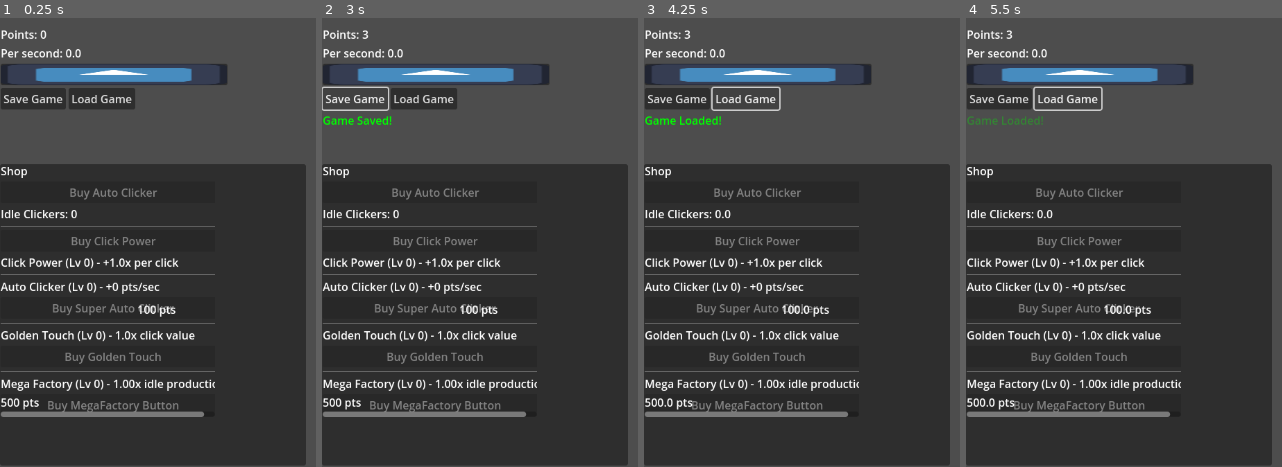
Above: before the commit, frames 1-4 (left to right).
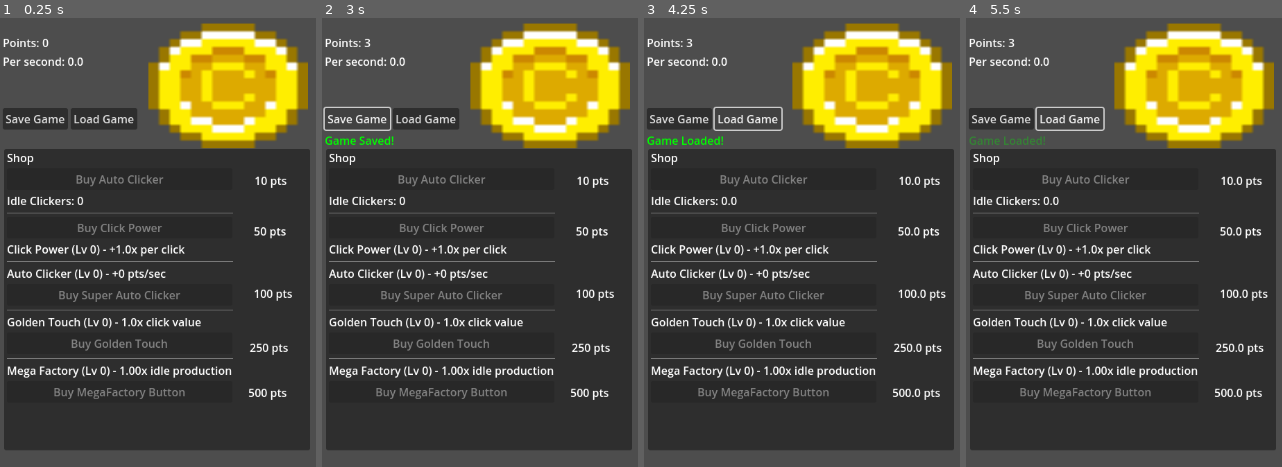
Above: after the commit, the same moments.

Repository: SamuelMTack/Push-Out-Games
Game: Godot game, scene res://node_2d.tscn
Same seed, same stepped clock (60 frames per second), same inputs: the game is played once before the commit and once after it. The engine's default icon, where the game draws it, is replaced by a stand-in: a white triangle on a blue panel in a dark square.
Inputs (mouse positions are in pixels of both pictures, inside the frame that each line leads up to; where the layout moved, square brackets give the same spot in the first picture):
- Up to frame 1 (0.25 s): no input
- Up to frame 2 (3 s): click (549, 85) [435, 76] at 0.5 s; click (549, 85) [435, 76] at 1.25 s; click (549, 85) [435, 76] at 2 s; click "Save Game" at 2.75 s
- Up to frame 3 (4.25 s): click "Load Game" at 3.5 s
- Up to frame 4 (5.5 s): no input

The runs differ from the first frame. In frame 1, 35% of the frame differs, in the area x 0-99%, y 1-100%; in frame 2, 34%; in frame 3, 35%; in frame 4, 34%.

Commit message:
Added Visuals and Sound

Diff:
--- a/claude-clicker-game/node_2d.gd
+++ b/claude-clicker-game/node_2d.gd
@@ -1,4 +1,4 @@
-extends Control
+extends Node2D
 
 # Game variables
 var points = 0
@@ -31,6 +31,7 @@
 const SAVE_PATH = "user://clicker_save.json"
 
 # UI References
+@onready var button_click_sfx_coin_button: AudioStreamPlayer2D = $VBoxContainer/ClickButton/ButtonClickSFXCoinButton
 @onready var points_label = $VBoxContainer/PointsLabel
 @onready var click_button = $VBoxContainer/ClickButton
 @onready var shop_panel = $ShopPanel
@@ -68,6 +69,7 @@
 func _on_click_button_pressed():
 	var click_value = points_per_click * click_multiplier_bonus * golden_touch_bonus
 	points += click_value
+	button_click_sfx_coin_button.play()
 	update_ui()
 
 	# Add animation effect
--- a/claude-clicker-game/node_2d.tscn
+++ b/claude-clicker-game/node_2d.tscn
@@ -1,46 +1,63 @@
-[gd_scene load_steps=3 format=3 uid="uid://boycwgpu048yy"]
+[gd_scene load_steps=5 format=3 uid="uid://boycwgpu048yy"]
 
 [ext_resource type="Script" uid="uid://q7ri5gs0vl3l" path="res://node_2d.gd" id="1_wtcfe"]
-[ext_resource type="Texture2D" uid="uid://bqfwdwhkhne8x" path="res://icon.svg" id="2_0e48y"]
-
-[node name="Node2D" type="Control"]
+[ext_resource type="Texture2D" uid="uid://5wyxn05cdg7p" path="res://Sprites/coin_01.png" id="2_ir8iy"]
+[ext_resource type="AudioStream" uid="uid://c32f2ctcqoyid" path="res://FX/coin1.wav" id="3_0hol4"]
+[ext_resource type="AudioStream" uid="uid://cq1jp1xi0i1dc" path="res://Music/jacksontorreal_-_rest_(for_a_bit).mp3" id="10_k73cj"]
+
+[node name="Node2D" type="Node2D"]
+position = Vector2(82, -1)
+script = ExtResource("1_wtcfe")
+
+[node name="VBoxContainer" type="Control" parent="."]
 layout_mode = 3
-anchor_top = 0.015000001
-anchor_right = 1.0
-anchor_bottom = 1.0
-offset_left = 81.0
-offset_top = 11.28
-offset_right = -1071.0
-offset_bottom = -627.0
-size_flags_horizontal = 3
-size_flags_vertical = 3
-script = ExtResource("1_wtcfe")
-
-[node name="VBoxContainer" type="VBoxContainer" parent="."]
-layout_mode = 0
-offset_left = -80.0
-offset_top = -9.0
-offset_right = 247.0
-offset_bottom = 172.0
+anchors_preset = 0
+offset_left = -78.20662
+offset_top = 25.0
+offset_right = 115.79338
+offset_bottom = 189.0
 
 [node name="PointsLabel" type="Label" parent="VBoxContainer"]
-layout_mode = 2
+layout_mode = 1
+anchors_preset = -1
+anchor_right = 1.0
+anchor_bottom = 0.14
+offset_bottom = 0.03999901
 
 [node name="PointsPerSecLabel" type="Label" parent="VBoxContainer"]
-layout_mode = 2
-
-[node name="ClickButton" type="Button" parent="VBoxContainer"]
-layout_mode = 2
-text = "Click Me for Points
-"
-
-[node name="Button Sprite" type="Sprite2D" parent="VBoxContainer/ClickButton"]
-position = Vector2(163, 15.5)
-scale = Vector2(2.546875, 0.24218751)
-texture = ExtResource("2_0e48y")
+layout_mode = 1
+anchors_preset = -1
+anchor_top = 0.165
+anchor_right = 1.0
+anchor_bottom = 0.305
+offset_top = -0.060001373
+offset_bottom = -0.020000458
+
+[node name="ClickButton" type="TextureButton" parent="VBoxContainer"]
+layout_mode = 1
+anchors_preset = -1
+anchor_top = -0.098000005
+anchor_right = 2.269
+anchor_bottom = 1.0
+offset_left = 210.20662
+offset_top = 0.0720005
+offset_right = 0.020599365
+texture_normal = ExtResource("2_ir8iy")
+stretch_mode = 0
+
+[node name="ButtonClickSFXCoinButton" type="AudioStreamPlayer2D" parent="VBoxContainer/ClickButton"]
+stream = ExtResource("3_0hol4")
 
 [node name="SaveLoadButtons" type="HBoxContainer" parent="VBoxContainer"]
-layout_mode = 2
+layout_mode = 1
+anchors_preset = -1
+anchor_top = 0.646
+anchor_right = 1.0
+anchor_bottom = 1.0
+offset_top = 0.055992126
+offset_bottom = -27.0
+grow_horizontal = 2
+grow_vertical = 2
 
 [node name="SaveButton" type="Button" parent="VBoxContainer/SaveLoadButtons"]
 layout_mode = 2
@@ -52,24 +69,30 @@
 "
 
 [node name="SaveStatusLabel" type="Label" parent="VBoxContainer"]
-layout_mode = 2
+layout_mode = 1
+anchors_preset = -1
+anchor_top = 0.64900005
+anchor_right = 1.0
+anchor_bottom = 1.0
+offset_top = 34.563995
+grow_horizontal = 2
+grow_vertical = 2
 
 [node name="ShopPanel" type="Panel" parent="."]
-layout_mode = 0
-offset_left = -81.0
-offset_top = 190.1626
-offset_right = 360.0
-offset_bottom = 625.0
+offset_left = -76.0
+offset_top = 190.0
+offset_right = 365.0
+offset_bottom = 624.8374
 
 [node name="ShopScroll" type="ScrollContainer" parent="ShopPanel"]
 layout_mode = 1
 anchors_preset = -1
-anchor_right = 0.004
-anchor_bottom = 0.08800001
-offset_left = 1.1540871
-offset_top = -2.1625977
-offset_right = 307.91345
-offset_bottom = 326.9877
+anchor_right = 1.0070001
+anchor_bottom = 1.0
+offset_left = 4.0
+offset_top = 1.0
+offset_right = -12.087036
+offset_bottom = 0.16259766
 
 [node name="ShopItems" type="VBoxContainer" parent="ShopPanel/ShopScroll"]
 layout_mode = 2
@@ -90,8 +113,8 @@
 anchor_bottom = 2.059
 offset_left = -11.090012
 offset_top = 6.0
-offset_right = -142.36209
-offset_bottom = -31.829002
+offset_right = -70.042114
+offset_bottom = -15.829002
 
 [node name="ClickersOwnedLabel" type="Label" parent="ShopPanel/ShopScroll/ShopItems"]
 layout_mode = 2
@@ -110,10 +133,10 @@
 anchor_left = 1.1340001
 anchor_right = 2.512
 anchor_bottom = 2.059
-offset_left = -15.810089
-offset_top = 1.0
-offset_right = -139.36209
-offset_bottom = -36.829002
+offset_left = -12.666016
+offset_top = 9.0
+offset_right = -62.89804
+offset_bottom = -18.829002
 
 [node name="ClickMultiplierLevel" type="Label" parent="ShopPanel/ShopScroll/ShopItems"]
 layout_mode = 2
@@ -131,11 +154,15 @@
 text = "Buy Super Auto Clicker"
 
 [node name="PriceLabel" type="Label" parent="ShopPanel/ShopScroll/ShopItems/BuyAutoClickerButton"]
-layout_mode = 0
-offset_left = 196.84592
-offset_top = 6.0
-offset_right = 321.84592
-offset_bottom = 29.0
+layout_mode = 1
+anchors_preset = -1
+anchor_top = -6.1670003
+anchor_right = 2.1890001
+anchor_bottom = 7.767
+offset_left = 356.0
+offset_top = 193.177
+offset_right = 142.38898
+offset_bottom = -202.77701
 
 [node name="HSeparator3" type="HSeparator" parent="ShopPanel/ShopScroll/ShopItems"]
 layout_mode = 2
@@ -151,13 +178,12 @@
 [node name="PriceLabel" type="Label" parent="ShopPanel/ShopScroll/ShopItems/BuyGoldenTouchButton"]
 layout_mode = 1
 anchors_preset = -1
-anchor_left = 1.0
-anchor_right = 1.7390001
-anchor_bottom = 0.74200004
-offset_left = 4.8459167
-offset_top = 2.0
-offset_right = -1.1300964
-offset_bottom = 3.9979992
+anchor_right = 2.1100001
+anchor_bottom = 1.0
+offset_left = 350.0
+offset_top = 10.0
+offset_right = 134.10999
+offset_bottom = 4.0
 
 [node name="HSeparator4" type="HSeparator" parent="ShopPanel/ShopScroll/ShopItems"]
 layout_mode = 2
@@ -171,6 +197,18 @@
 text = "Buy MegaFactory Button"
 
 [node name="PriceLabel" type="Label" parent="ShopPanel/ShopScroll/ShopItems/BuyMegaFactoryButton"]
-layout_mode = 0
-offset_right = 40.0
-offset_bottom = 23.0
+layout_mode = 1
+anchors_preset = -1
+anchor_top = -0.194
+anchor_right = 2.512
+anchor_bottom = 1.0
+offset_left = 348.0
+offset_top = 11.014
+offset_right = -16.888031
+offset_bottom = 7.0
+
+[node name="AudioStreamPlayer2D" type="AudioStreamPlayer2D" parent="."]
+position = Vector2(-76, 19)
+stream = ExtResource("10_k73cj")
+autoplay = true
+parameters/looping = true
Not shown, added: claude-clicker-game/FX/coin1.wav.import
Not shown, added: claude-clicker-game/FX/coin10.wav.import
Not shown, added: claude-clicker-game/FX/coin2.wav.import
Not shown, added: claude-clicker-game/FX/coin3.wav.import
Not shown, added: claude-clicker-game/FX/coin4.wav.import
Not shown, added: claude-clicker-game/FX/coin5.wav.import
Not shown, added: claude-clicker-game/FX/coin6.wav.import
Not shown, added: claude-clicker-game/FX/coin7.wav.import
Not shown, added: claude-clicker-game/FX/coin8.wav.import
Not shown, added: claude-clicker-game/FX/coin9.wav.import
Not shown, added: claude-clicker-game/Music/jacksontorreal_-_rest_(for_a_bit).mp3.import
Not shown, added: claude-clicker-game/Sprites/Full Coins.png.import
(and 8 more such lines)
